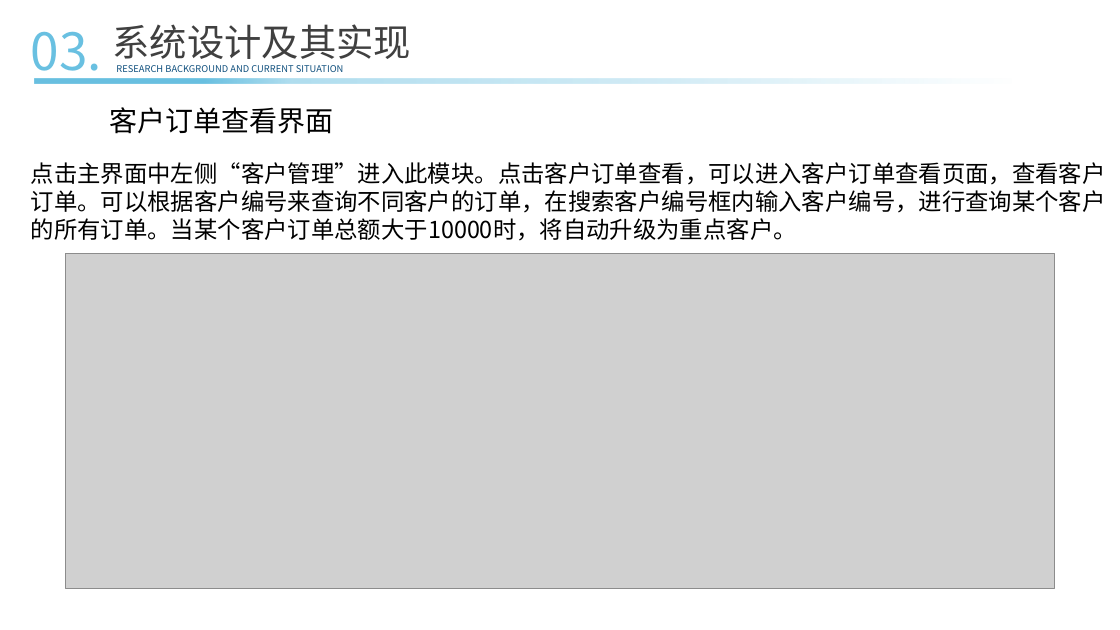
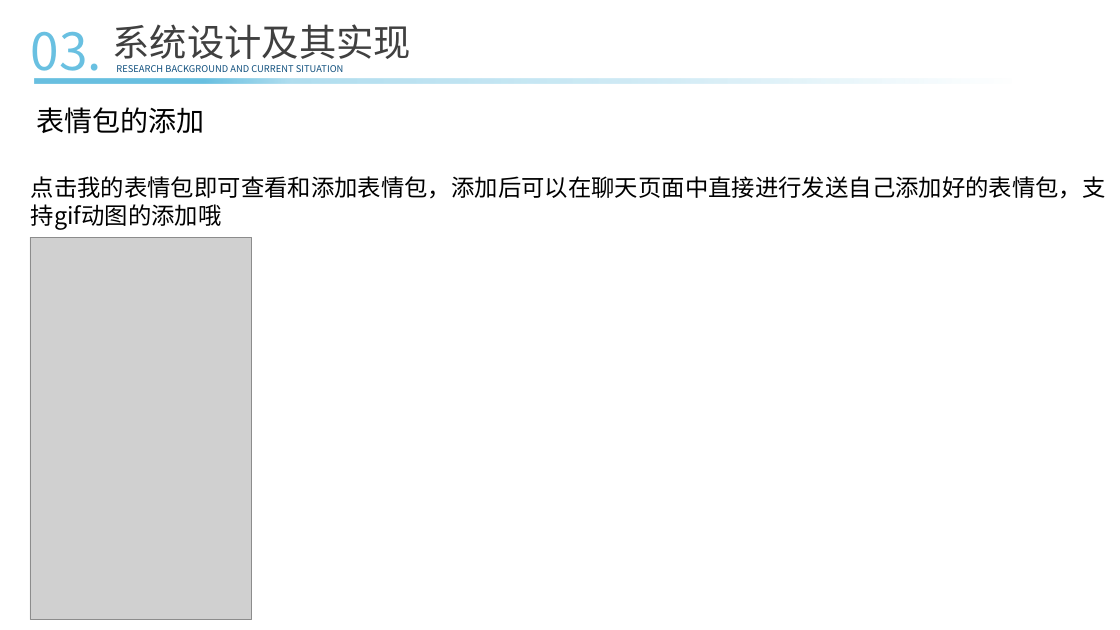
Before and after one commit to ConsoleLZ/chat-app, a slide deck: slide 21 of 毕业论文/毕业答辩(系统开发）.pptx. Drawn at 1120x630 pixels with LibreOffice and Linux fonts; fonts in the diff are those of the drawing; grey boxes stand for pictures. Boxes give left, top, right and bottom in pixels: in the first picture for what was removed or moved away, otherwise in the second. Text is boxed around its words. In the diff, an @@ line names an element or a change of style, - is before the commit and + after.

```diff
--- a/毕业论文/毕业答辩(系统开发）.pptx
+++ b/毕业论文/毕业答辩(系统开发）.pptx
@@ rectangle "表情包的添加": place and size @@
-rectangle "表情包的添加" at [90, 100, 353, 140]
+rectangle "表情包的添加" at [0, 100, 252, 140]
@@ text in rectangle at [37, 107, 205, 134]: text changed @@
-客户订单查看界面
+表情包的添加
@@ text in rectangle at [31, 176, 1106, 230]: text changed @@
-点击主界面中左侧“客户管理”进入此模块。点击客户订单查看，可以进入客户订单查看页面，查看客户订单。可以根据客户编号来查询不同客户的订单，在搜索客户编号框内输入客户编号，进行查询某个客户的所有订单。当某个客户订单总额大于10000时，将自动升级为重点客户。
+点击我的表情包即可查看和添加表情包，添加后可以在聊天页面中直接进行发送自己添加好的表情包，支持gif动图的添加哦
@@ picture added at [30, 237, 252, 620] @@
@@ picture removed at [66, 254, 1054, 589] @@
```
Also in this commit, not shown: 11 other slides changed, 1 slide added, 2 slides removed.
